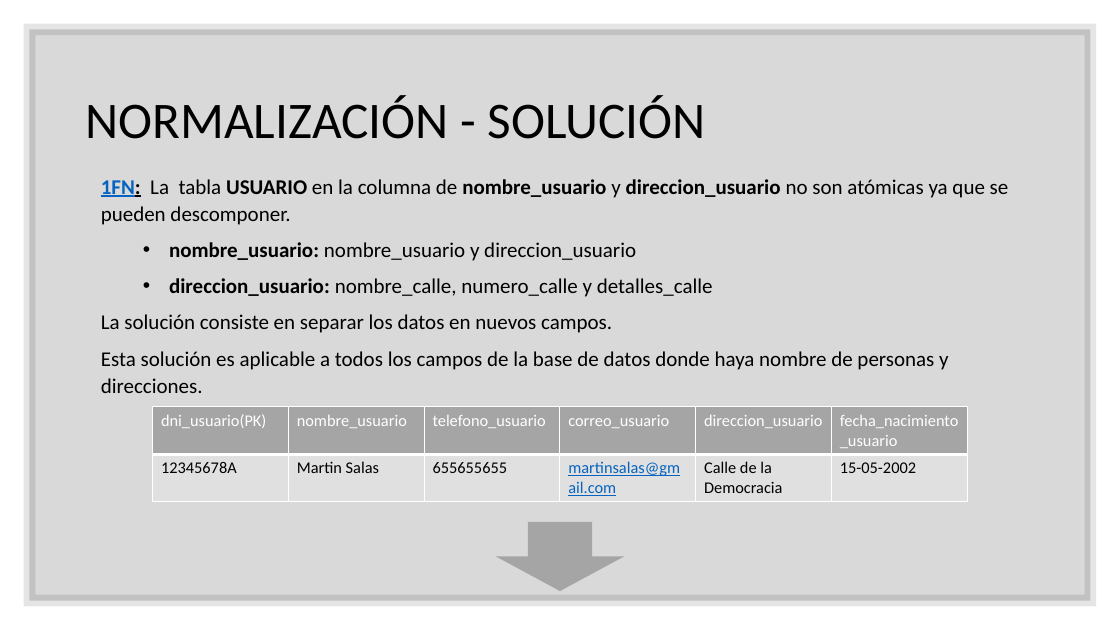
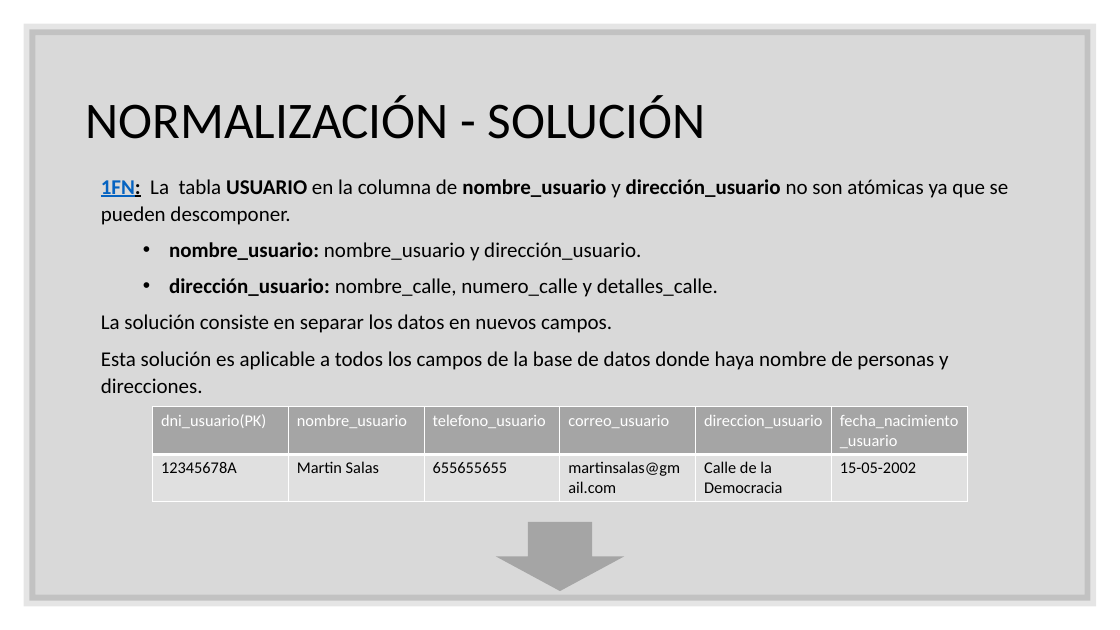
Before and after one commit to maraloeDev/Proyecto-de-Bases-de-Datos, a slide deck: slide 10 of Docs/Finales/Defensa proyecto intermodular.pptx (slide 9 before the commit). Drawn at 1120x630 pixels with LibreOffice and Linux fonts; fonts in the diff are those of the drawing. Boxes give left, top, right and bottom in pixels: in the first picture for what was removed or moved away, otherwise in the second. Text is boxed around its words. In the diff, an @@ line names an element or a change of style, - is before the commit and + after.

```diff
--- a/Docs/Finales/Defensa proyecto intermodular.pptx
+++ b/Docs/Finales/Defensa proyecto intermodular.pptx
@@ text at box(101, 179, 1009, 297): text changed @@
-1FN: La tabla USUARIO en la columna de nombre_usuario y direccion_usuario no son atómicas ya que se pueden descomponer.
-  • nombre_usuario: nombre_usuario y direccion_usuario
-  • direccion_usuario: nombre_calle, numero_calle y detalles_calle
+1FN: La tabla USUARIO en la columna de nombre_usuario y dirección_usuario no son atómicas ya que se pueden descomponer.
+  • nombre_usuario: nombre_usuario y dirección_usuario.
+  • dirección_usuario: nombre_calle, numero_calle y detalles_calle.
@@ table at box(153, 407, 970, 502) @@
@@ text colour #0563C1 to #000000, underline off in "martinsalas@gmail.com" @@
```
Also in this commit, not shown: 13 other slides changed, 1 slide added, 5 other files.
